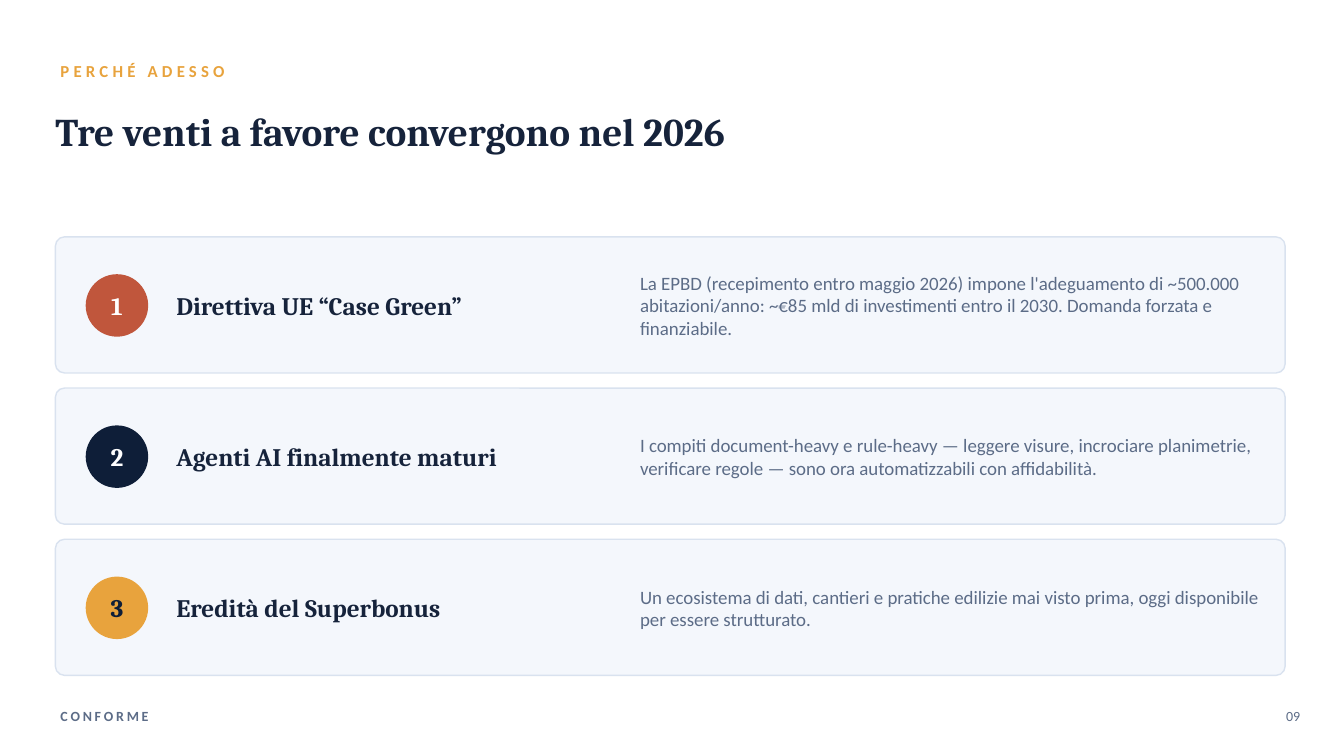
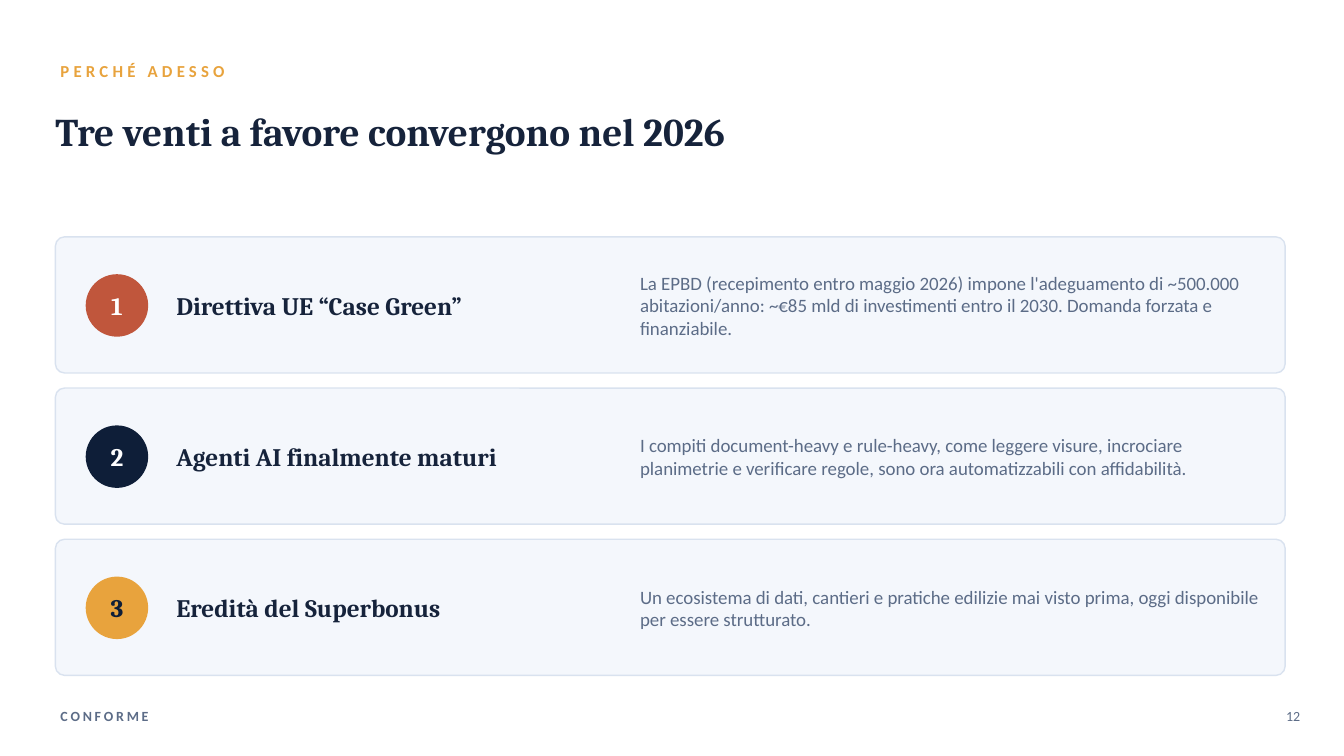
Before and after one commit to lucamartino-dev/Luca, a slide deck: slide 12 of proptech-deck/Conforme_Pitch.pptx (slide 9 before the commit). Drawn at 1344x756 pixels with LibreOffice and Linux fonts; fonts in the diff are those of the drawing. Boxes give left, top, right and bottom in pixels: in the first picture for what was removed or moved away, otherwise in the second. Text is boxed around its words. In the diff, an @@ line names an element or a change of style, - is before the commit and + after.

```diff
--- a/proptech-deck/Conforme_Pitch.pptx
+++ b/proptech-deck/Conforme_Pitch.pptx
@@ text at bbox=[640, 439, 1187, 478]: text changed @@
-I compiti document-heavy e rule-heavy — leggere visure, incrociare planimetrie, verificare regole — sono ora automatizzabili con affidabilità.
+I compiti document-heavy e rule-heavy, come leggere visure, incrociare planimetrie e verificare regole, sono ora automatizzabili con affidabilità.
@@ text at bbox=[1286, 712, 1300, 721]: text changed @@
-09
+12
```
Also in this commit, not shown: 8 other slides changed, 3 slides added, 4 other files.
